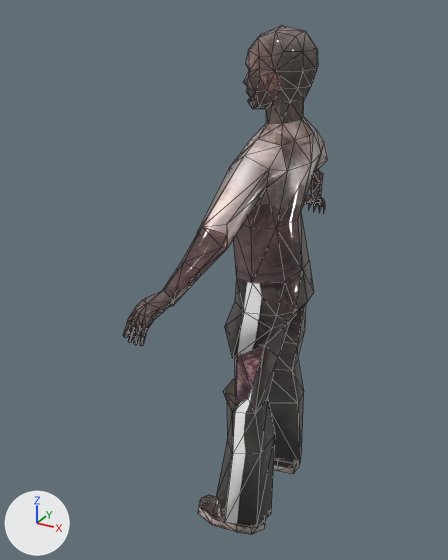
A saved change to the glTF model visualization/3D/models/3DRT/zombie_male2_text10_lunwalk.glb.
Camera for both pictures: a 50 mm camera at (8.75, -19.68, 19.7) aimed at (-1.86, -0.39, 10.06). Arrows for +X, +Y and +Z are at lower left; the lights stay in place. Mesh edges are drawn as thin lines.

The older version as bpy lines, for what is in view:
```python
mat_zombie = bpy.data.materials.new('Zombie')
mat_zombie.use_nodes = True; mat_zombie.node_tree.nodes.clear()
_N = mat_zombie.node_tree.nodes; _L = mat_zombie.node_tree.links
n0 = _N.new('ShaderNodeBsdfPrincipled'); n0.name = 'Principled BSDF'
n1 = _N.new('ShaderNodeOutputMaterial'); n1.name = 'Material Output'
n2 = _N.new('ShaderNodeTexImage'); n2.name = 'Image Texture'
n2.image = img_male_zom_t10
n3 = _N.new('ShaderNodeSeparateColor'); n3.name = 'Separate Color'
n4 = _N.new('ShaderNodeTexImage'); n4.name = 'Image Texture.001'
n4.image = img_male_zom_t10
_L.new(n0.outputs[0], n1.inputs[0])  # 'BSDF' to 'Surface'
_L.new(n2.outputs[0], n0.inputs[0])  # 'Color' to 'Base Color'
_L.new(n3.outputs[2], n0.inputs[1])  # 'Blue' to 'Metallic'
_L.new(n3.outputs[1], n0.inputs[2])  # 'Green' to 'Roughness'
_L.new(n4.outputs[0], n3.inputs[0])  # 'Color' to 'Color'
me_male_zomb_v2_ms3d_m = bpy.data.meshes.new('male_zomb_v2.ms3d.m')
me_male_zomb_v2_ms3d_m.from_pydata(...)  # 395 vertices, 786 faces; spans x -2.3..1.4, y -7.2..7.4, z -0.1..19.2
me_male_zomb_v2_ms3d_m.materials.append(mat_zombie)
ob_male_zomb_v2_ms3d_m = bpy.data.objects.new('male_zomb_v2.ms3d.m', me_male_zomb_v2_ms3d_m)
ob_male_zomb_v2_ms3d_m.location = (0.0, 0.0, 0.0)
```
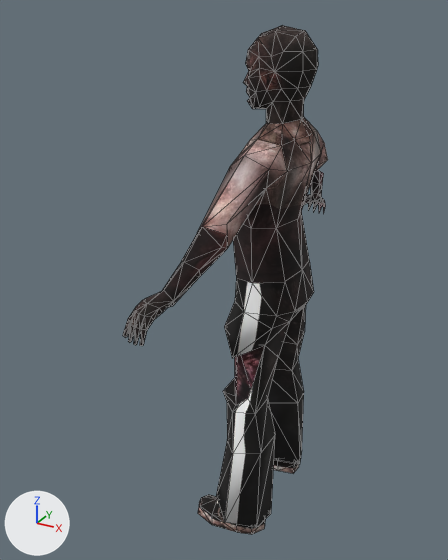
Where the change shows, as pixel boxes (x1, y1, x2, y2) in the pictures (448 x 560 px):
'male_zomb_v2.ms3d.m', surface changed (grey to black)
    both: (123, 25, 328, 534)

Patch to the scene script:
```diff
--- a/visualization/3D/models/3DRT/zombie_male2_text10_lunwalk.glb.py
+++ b/visualization/3D/models/3DRT/zombie_male2_text10_lunwalk.glb.py
@@ img_male_zom_t10 @@
-img_male_zom_t10 = load_image('male_zom_t10', '_unpacked/male_zom_t10', 1024, 1024, 'Non-Color')
+img_male_zom_t10 = load_image('male_zom_t10', '_unpacked/male_zom_t10', 1024, 1024, 'sRGB')
@@ mat_zombie @@
 n0 = _N.new('ShaderNodeBsdfPrincipled'); n0.name = 'Principled BSDF'
+n0.inputs[2].default_value = 1.0  # 'Roughness'
 n1 = _N.new('ShaderNodeOutputMaterial'); n1.name = 'Material Output'
@@ mat_zombie @@
 n2.image = img_male_zom_t10
-n3 = _N.new('ShaderNodeSeparateColor'); n3.name = 'Separate Color'
-n4 = _N.new('ShaderNodeTexImage'); n4.name = 'Image Texture.001'
-n4.image = img_male_zom_t10
 _L.new(n0.outputs[0], n1.inputs[0])  # 'BSDF' to 'Surface'
 _L.new(n2.outputs[0], n0.inputs[0])  # 'Color' to 'Base Color'
-_L.new(n3.outputs[2], n0.inputs[1])  # 'Blue' to 'Metallic'
-_L.new(n3.outputs[1], n0.inputs[2])  # 'Green' to 'Roughness'
-_L.new(n4.outputs[0], n3.inputs[0])  # 'Color' to 'Color'
```
